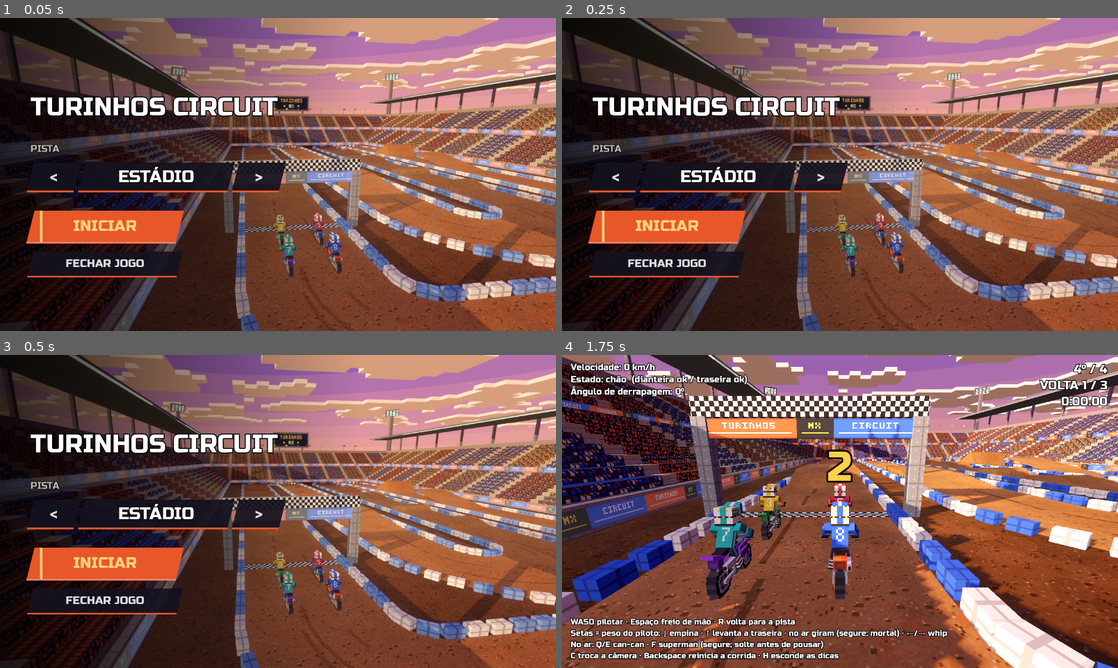
Above: before the commit, frames 1-4 (two rows, left to right).
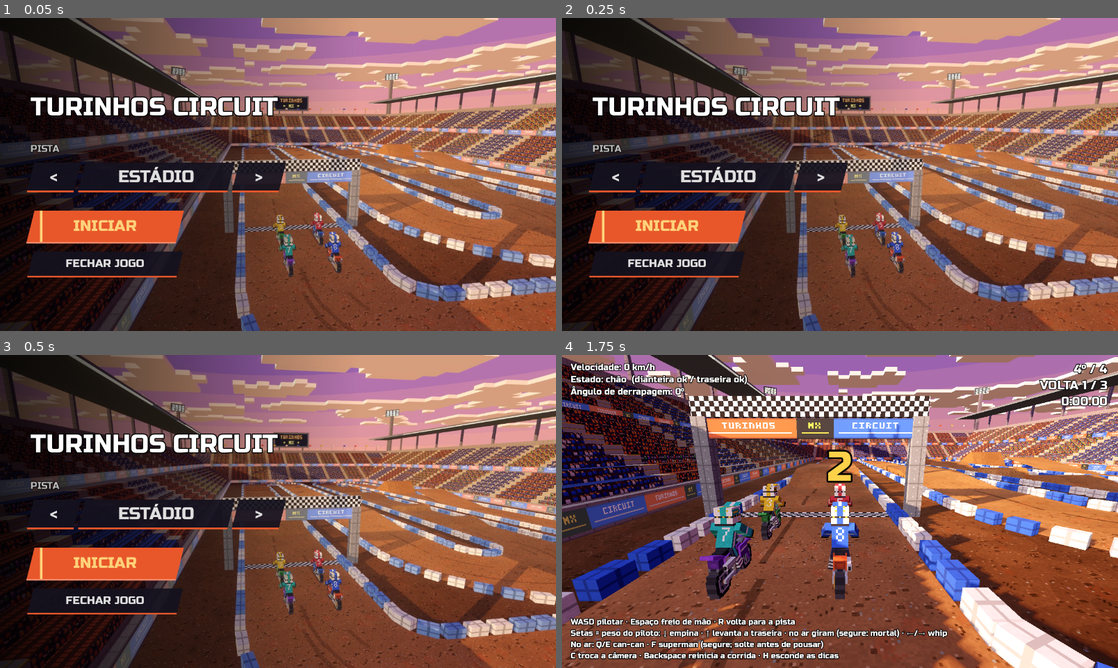
Above: after the commit, the same moments.

Repository: carvguilherme8/turinhos_circuit
Game: Godot game, scene res://scenes/ui/title_screen.tscn
Two runs of this game, one before a commit and one after it. Both use one fixed random seed, a clock stepped at 60 frames per second and the inputs below.
Inputs (mouse positions are in pixels of both pictures, inside the frame that each line leads up to):
- Up to frame 1 (0.05 s): no input
- Up to frame 2 (0.25 s): no input
- Up to frame 3 (0.5 s): no input
- Up to frame 4 (1.75 s): click "INICIAR" at 0.5 s; move the mouse to (962, 495) at 1.27 s; hold D (direita) from 1.28 s (still down); hold W (acelerar) from 1.28 s (still down); click (962, 495) at 1.42 s

The runs differ from the first frame. In frame 1, 1.0% of the frame differs, in the area x 21-100%, y 0-96%; in frame 2, 0.4%; in frame 3, 1.1%, in the area x 20-100%, y 2-100%; in frame 4, nothing differs.

Commit message:
fix: fundo da tela inicial sem tremer e pista acessível com cima/baixo

Diff:
--- a/scripts/ui/title_screen.gd
+++ b/scripts/ui/title_screen.gd
@@ -19,12 +19,16 @@
 @export var color_bg: Color = Color(0.08, 0.07, 0.12, 0.92)
 @export var color_edge: Color = Color("e8572a")
 
-## Duas camadas de fundo: a de cima aparece por cima da de baixo e as duas trocam de papel.
-var _photos: Array[TextureRect] = []
-var _front := 0
+## Fundo desenhado à mão (em posição fracionária, sem arredondar para o pixel: o zoom lento
+## não treme). A foto nova aparece por cima da anterior, que continua no zoom em que estava.
+var _backdrop: Control
+var _current: Texture2D
+var _previous: Texture2D
+var _previous_zoom := 1.0
+var _fade := 1.0
 var _photo_index := 0
 var _clock := 0.0
-var _track_label: Label
+var _track_button: Button
 var _start_button: Button
 var _menu: VBoxContainer
 var _loading: Label
@@ -40,19 +44,15 @@
 	_sfx = AudioStreamPlayer.new()
 	_sfx.volume_db = -6.0
 	add_child(_sfx)
-	for i in 2:
-		var photo := TextureRect.new()
-		photo.set_anchors_preset(Control.PRESET_FULL_RECT)
-		photo.expand_mode = TextureRect.EXPAND_IGNORE_SIZE
-		photo.stretch_mode = TextureRect.STRETCH_KEEP_ASPECT_COVERED
-		photo.mouse_filter = Control.MOUSE_FILTER_IGNORE
-		add_child(photo)
-		_photos.append(photo)
+	_backdrop = Control.new()
+	_backdrop.set_anchors_preset(Control.PRESET_FULL_RECT)
+	_backdrop.mouse_filter = Control.MOUSE_FILTER_IGNORE
+	_backdrop.texture_filter = CanvasItem.TEXTURE_FILTER_LINEAR
+	_backdrop.draw.connect(_draw_backdrop)
+	add_child(_backdrop)
 	_add_shade()
 	_build_menu()
 	_show_track(true)
-	resized.connect(_update_pivots)
-	_update_pivots()
 
 
 func _process(delta: float) -> void:
@@ -60,28 +60,18 @@
 		_poll_loading()
 		return
 	_clock += delta
-	# zoom lento na foto da frente
-	var front := _photos[_front]
-	front.scale = Vector2.ONE * lerpf(1.0, zoom, clampf(_clock / (photo_time + fade_time), 0.0, 1.0))
+	_fade = minf(1.0, _fade + delta / fade_time)
 	if _clock >= photo_time and _textures.size() > 1:
 		_photo_index = (_photo_index + 1) % _textures.size()
 		_crossfade(_textures[_photo_index])
-
-
-func _unhandled_input(event: InputEvent) -> void:
-	if _loading_path != "":
-		return
-	for dir in [["ui_left", -1], ["ui_right", 1]]:
-		if event.is_action_pressed(dir[0]):
-			get_viewport().set_input_as_handled()
-			_change_track(dir[1])
+	_backdrop.queue_redraw()
 
 
 # ---------------------------------------------------------------- fundo
 
 ## Carrega as fotos da pista escolhida (só elas) e mostra a primeira.
 func _show_track(instant := false) -> void:
-	_track_label.text = PlayerProfile.track_name()
+	_track_button.text = PlayerProfile.track_name()
 	_textures.clear()
 	var id := PlayerProfile.track_scene().get_file().get_basename()
 	for n in PANORAMA_COUNT:
@@ -92,30 +82,42 @@
 	if _textures.is_empty():
 		return
 	if instant:
-		_photos[_front].texture = _textures[0]
-		_photos[_front].modulate.a = 1.0
-		_photos[1 - _front].modulate.a = 0.0
+		_current = _textures[0]
+		_previous = null
+		_fade = 1.0
 		_clock = 0.0
 	else:
 		_crossfade(_textures[0])
 
 
 func _crossfade(texture: Texture2D) -> void:
-	var back := _photos[1 - _front]
-	back.texture = texture
-	back.scale = Vector2.ONE
-	back.modulate.a = 0.0
-	move_child(back, _photos[_front].get_index())  # a nova entra por cima
-	move_child(_photos[_front], back.get_index() - 1)
-	var tween := create_tween()
-	tween.tween_property(back, "modulate:a", 1.0, fade_time)
-	_front = 1 - _front
+	_previous = _current
+	_previous_zoom = _zoom_at(_clock)
+	_current = texture
+	_fade = 0.0
 	_clock = 0.0
 
 
-func _update_pivots() -> void:
-	for photo in _photos:
-		photo.pivot_offset = size * 0.5
+func _zoom_at(clock: float) -> float:
+	var t := clampf(clock / (photo_time + fade_time), 0.0, 1.0)
+	return lerpf(1.0, zoom, t)
+
+
+func _draw_backdrop() -> void:
+	if _previous and _fade < 1.0:
+		_draw_cover(_previous, _previous_zoom, 1.0)
+	if _current:
+		_draw_cover(_current, _zoom_at(_clock), smoothstep(0.0, 1.0, _fade))
+
+
+## Desenha a foto cobrindo a tela inteira (corta as sobras), ampliada em volta do centro.
+func _draw_cover(texture: Texture2D, scale_by: float, alpha: float) -> void:
+	var area := _backdrop.size
+	var tex_size := texture.get_size()
+	var fit := maxf(area.x / tex_size.x, area.y / tex_size.y) * scale_by
+	var draw_size := tex_size * fit
+	var rect := Rect2((area - draw_size) * 0.5, draw_size)
+	_backdrop.draw_texture_rect(texture, rect, false, Color(1, 1, 1, alpha))
 
 
 ## Escurece o lado esquerdo (onde fica o menu) e um pouco embaixo.
@@ -154,16 +156,25 @@
 	_menu.add_child(_make_label("PISTA", 22, Color(1, 1, 1, 0.7)))
 	var row := HBoxContainer.new()
 	row.add_theme_constant_override("separation", 10)
+	# As setas são para o mouse e o toque; no teclado e no controle, a pista entra na lista
+	# (cima/baixo) e, com ela selecionada, esquerda/direita trocam.
 	var prev := _make_button("<", 34)
 	prev.custom_minimum_size = Vector2(64, 64)
+	prev.focus_mode = Control.FOCUS_NONE
 	prev.pressed.connect(_change_track.bind(-1))
 	row.add_child(_panel(prev))
-	_track_label = _make_label("", 40)
-	_track_label.custom_minimum_size = Vector2(300, 64)
-	_track_label.horizontal_alignment = HORIZONTAL_ALIGNMENT_CENTER
-	row.add_child(_panel(_track_label))
+	_track_button = _make_button("", 40)
+	_track_button.custom_minimum_size = Vector2(300, 64)
+	_track_button.pressed.connect(_change_track.bind(1))
+	_track_button.gui_input.connect(func(event: InputEvent):
+		for dir in [["ui_left", -1], ["ui_right", 1]]:
+			if event.is_action_pressed(dir[0]):
+				_track_button.accept_event()
+				_change_track(dir[1]))
+	row.add_child(_panel(_track_button))
 	var next := _make_button(">", 34)
 	next.custom_minimum_size = Vector2(64, 64)
+	next.focus_mode = Control.FOCUS_NONE
 	next.pressed.connect(_change_track.bind(1))
 	row.add_child(_panel(next))
 	_menu.add_child(row)
@@ -173,7 +184,7 @@
 	_start_button.custom_minimum_size = Vector2(300, 72)
 	_start_button.pressed.connect(_start)
 	_menu.add_child(_panel(_start_button, true))
-	var focusable: Array[Control] = [_start_button]
+	var focusable: Array[Control] = [_track_button, _start_button]
 	if not OS.has_feature("mobile"):
 		var quit := _make_button("FECHAR JOGO", 26)
 		quit.custom_minimum_size = Vector2(300, 56)
@@ -184,6 +195,8 @@
 		var control := focusable[i]
 		control.focus_neighbor_top = control.get_path_to(focusable[(i - 1 + focusable.size()) % focusable.size()])
 		control.focus_neighbor_bottom = control.get_path_to(focusable[(i + 1) % focusable.size()])
+		control.focus_neighbor_left = control.get_path_to(control)
+		control.focus_neighbor_right = control.get_path_to(control)
 	_start_button.grab_focus.call_deferred()
 
 	_loading = _make_label("", 40)
